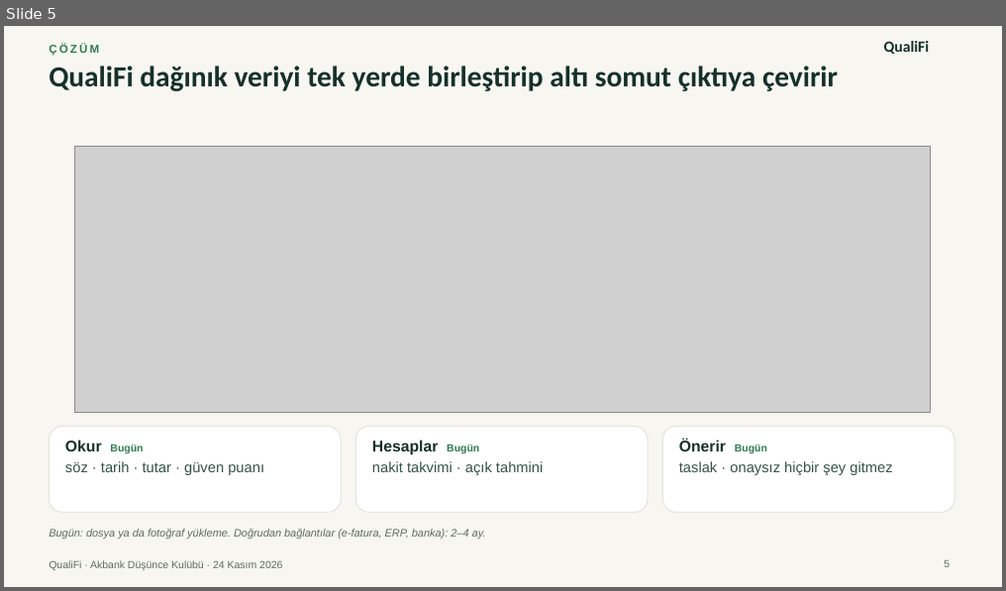
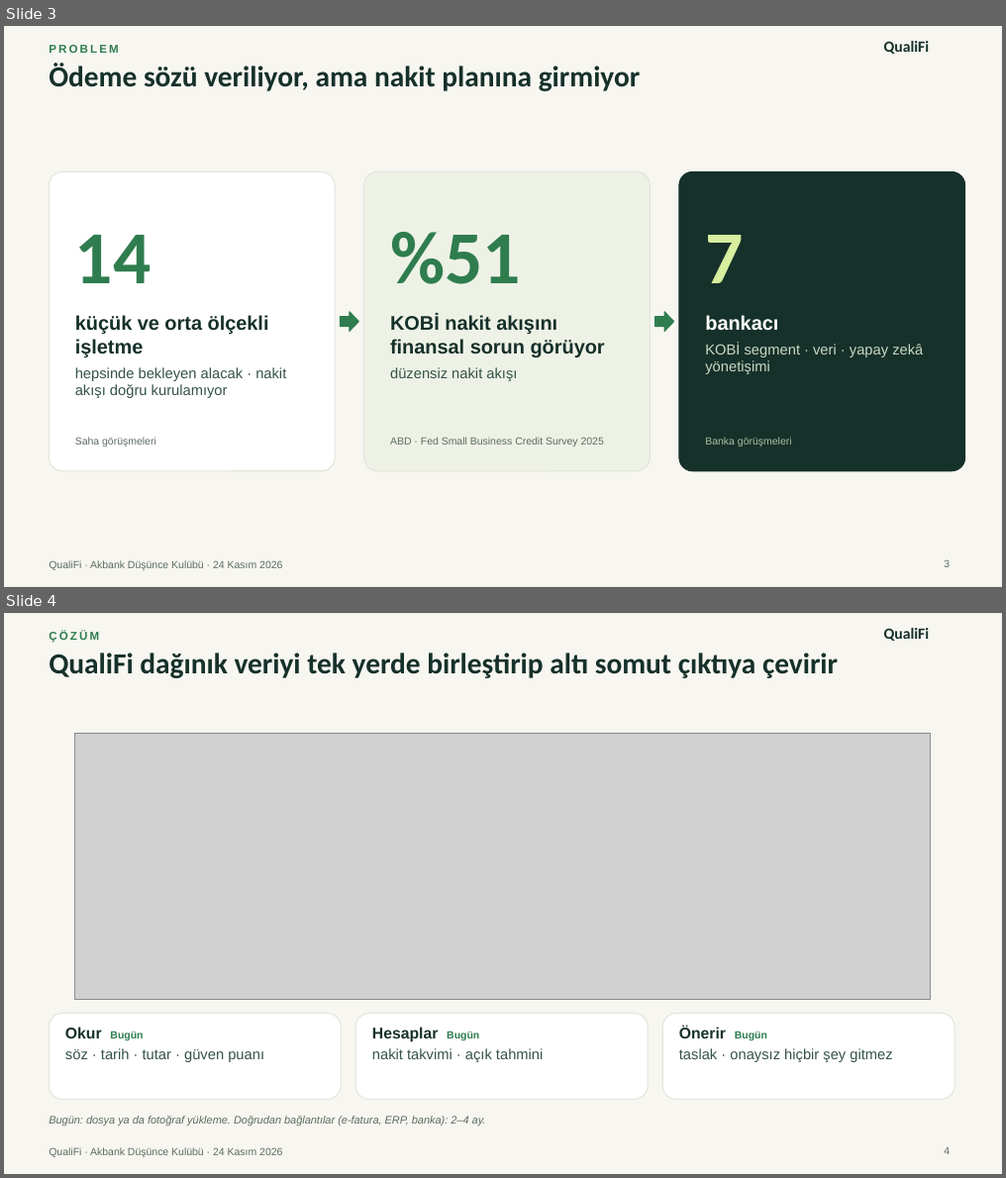
Before and after one commit to Talhaguler1/qualifi-41598058, a slide deck: marketing/presentation-2026-11-24/QualiFi-final-sunum.pptx. Shown one above the other, each under a label of ours: slide 5 before the commit, slides 3 and 4 after it. The pictures are 1006x591 and 1006x1178 pixels, drawn with LibreOffice and Linux fonts; fonts in the diff are those of the drawing; grey boxes stand for pictures; background and template pictures are left out. Boxes give left, top, right and bottom in pixels: in the first picture for what was removed or moved away, otherwise in the second. Text is boxed around its words. In the diff, an @@ line names an element or a change of style, - is before the commit and + after.

```diff
--- a/marketing/presentation-2026-11-24/QualiFi-final-sunum.pptx
+++ b/marketing/presentation-2026-11-24/QualiFi-final-sunum.pptx
@@ slide 3 added at <box>4,26,1002,587</box>, background #F7F6F1; not listed: 2 template elements that a slide beside it also shows @@
@@ text added at <box>49,45,118,53</box>, 11 pt, text #2F7D4F, bold @@
+PROBLEM
@@ text added at <box>49,63,640,91</box>, 28 pt, text #16302A, bold @@
+Ödeme sözü veriliyor, ama nakit planına girmiyor
@@ rounded rectangle added at <box>49,172,335,472</box>, fill #FFFFFF, outline #E2E6DB 1 pt @@
@@ rounded rectangle added at <box>364,172,650,472</box>, fill #EEF2E6, outline #E2E6DB 1 pt @@
@@ rounded rectangle added at <box>679,172,965,472</box>, fill #16302A, outline #16302A 1 pt @@
@@ text added at <box>390,232,521,284</box>, 72 pt, text #2F7D4F, bold @@
+%51
@@ text added at <box>75,235,152,283</box>, 72 pt, text #2F7D4F, bold @@
+14
@@ text added at <box>705,235,743,283</box>, 72 pt, text #D6EE9E, bold @@
+7
@@ text added at <box>75,315,286,398</box>, 14 pt, text #34524A @@
+küçük ve orta ölçekli işletme
+hepsinde bekleyen alacak · nakit akışı doğru kurulamıyor
@@ right arrow added at <box>341,312,358,332</box>, fill #2F7D4F, outline #2F7D4F 1 pt @@
@@ text added at <box>390,314,605,381</box>, 19 pt, text #16302A, bold @@
+KOBİ nakit akışını finansal sorun görüyor
+düzensiz nakit akışı
@@ right arrow added at <box>655,312,674,332</box>, fill #2F7D4F, outline #2F7D4F 1 pt @@
@@ text added at <box>705,315,923,374</box>, 14 pt, text #C9D8C4 @@
+bankacı
+KOBİ segment · veri · yapay zekâ yönetişimi
@@ text added at <box>75,437,156,447</box>, 10 pt, text #5D6C61 @@
+Saha görüşmeleri
@@ text added at <box>390,437,604,447</box>, 10 pt, text #5D6C61 @@
+ABD · Fed Small Business Credit Survey 2025
@@ text added at <box>705,437,792,447</box>, 10 pt, text #A9C0A3 @@
+Banka görüşmeleri
@@ page number added at <box>944,560,949,568</box>, 10 pt, text #5D6C61 @@
+3
@@ what was slide 5 is now slide 4 @@
@@ page number at <box>944,1148,949,1155</box>: text changed @@
-5
+4
```
Also in this commit, not shown: 2 slides changed, 1 slide removed, 8 other files.
